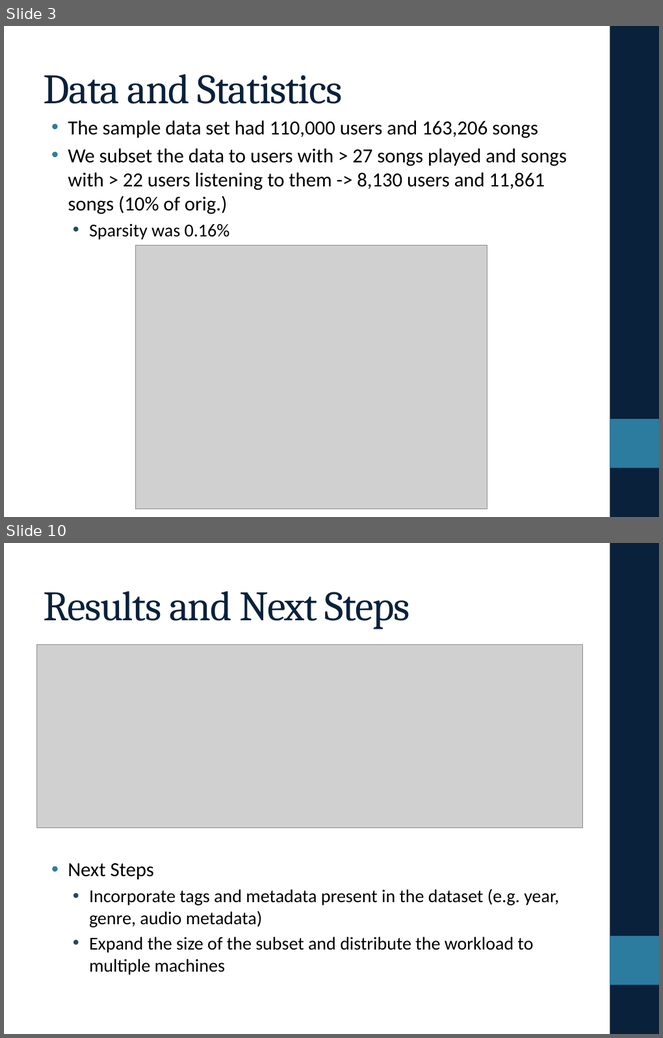
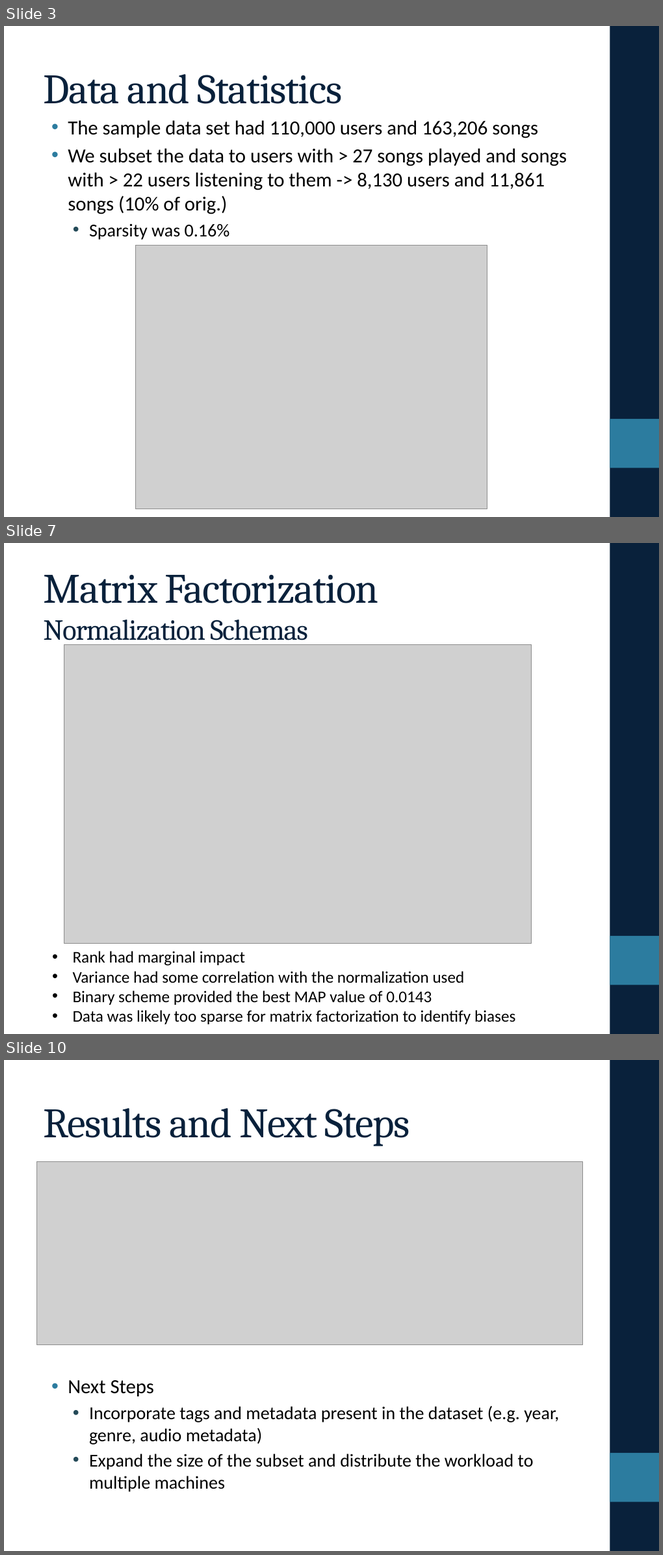
Before and after one commit to eringrand/musicanalysis, a slide deck: presentation/PresentationFinal.pptx. Shown one above the other, each under a label of ours: slides 3 and 10 before the commit, slides 3, 7 and 10 after it; the slides between them are not shown. The pictures are 663x1038 and 663x1555 pixels, drawn with LibreOffice and Linux fonts; fonts in the diff are those of the drawing; grey boxes stand for pictures. Boxes give left, top, right and bottom in pixels: in the first picture for what was removed or moved away, otherwise in the second. Text is boxed around its words. In the diff, an @@ line names an element or a change of style, - is before the commit and + after.

```diff
--- a/presentation/PresentationFinal.pptx
+++ b/presentation/PresentationFinal.pptx
@@ slide 7 added at (4, 543, 659, 1034), background #FFFFFF; not listed: 2 template elements that a slide beside it also shows @@
@@ title added at (43, 575, 379, 647), 32 pt, text #09213B @@
+Matrix Factorization
+Normalization Schemas
@@ picture added at (64, 644, 531, 944) @@
@@ text added at (73, 951, 516, 1025), 18 pt, text #000000 @@
+• Rank had marginal impact
+• Variance had some correlation with the normalization used
+• Binary scheme provided the best MAP value of 0.0143
+• Data was likely too sparse for matrix factorization to identify biases
```
Also in this commit, not shown: 4 slides changed, 2 other slides added, 3 slides removed, 1 other file.
